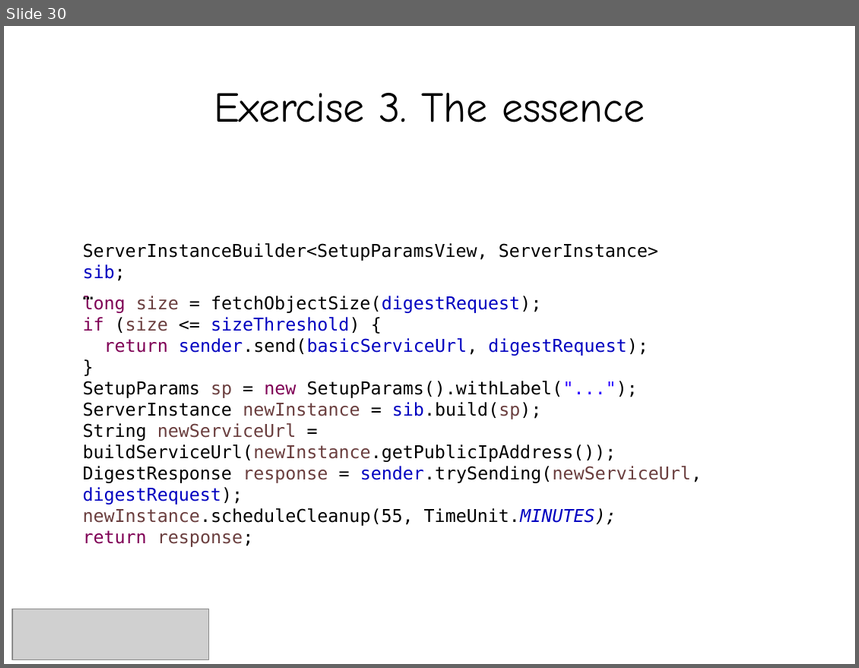
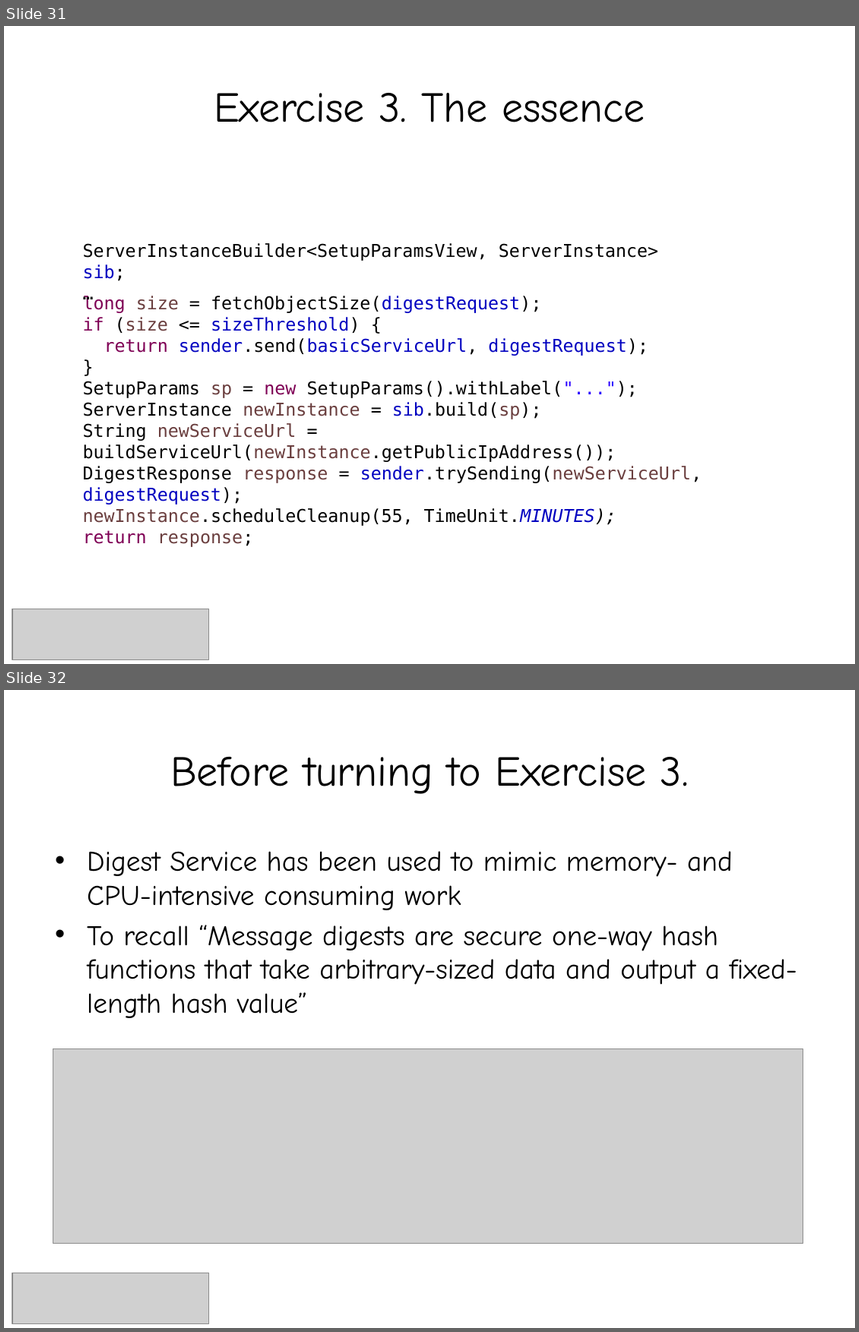
Before and after one commit to smolnik/diagrams, a slide deck: presentations/aws_ha_workshops.pptx. Shown one above the other, each under a label of ours: slide 30 before the commit, slides 31 and 32 after it. The pictures are 859x668 and 859x1332 pixels, drawn with LibreOffice and Linux fonts; fonts in the diff are those of the drawing; grey boxes stand for pictures. Boxes give left, top, right and bottom in pixels: in the first picture for what was removed or moved away, otherwise in the second. Text is boxed around its words. In the diff, an @@ line names an element or a change of style, - is before the commit and + after.

```diff
--- a/presentations/aws_ha_workshops.pptx
+++ b/presentations/aws_ha_workshops.pptx
@@ slide 32 added at (4, 690, 855, 1328), background #FFFFFF @@
@@ title added at (170, 757, 689, 794), 36 pt, text #000000 @@
+Before turning to Exercise 3.
@@ text added at (87, 851, 797, 1018), 24 pt, text #000000 @@
+• Digest Service has been used to mimic memory- and CPU-intensive consuming work
+• To recall “Message digests are secure one-way hash functions that take arbitrary-sized data and output a fixed-length hash value”
@@ picture added at (53, 1049, 804, 1243) @@
@@ picture added at (12, 1273, 209, 1324) @@
@@ what was slide 30 is now slide 31 @@
```
Also in this commit, not shown: 7 slides changed, 2 other slides added, 1 slide removed, 1 other file.
